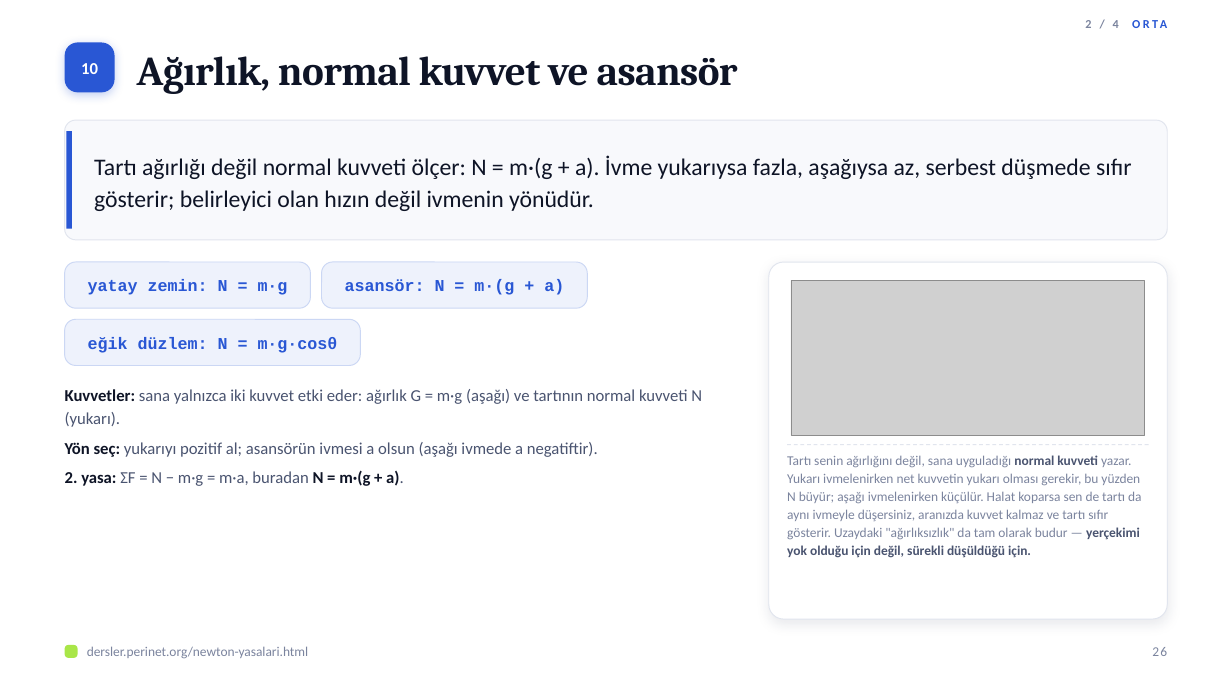
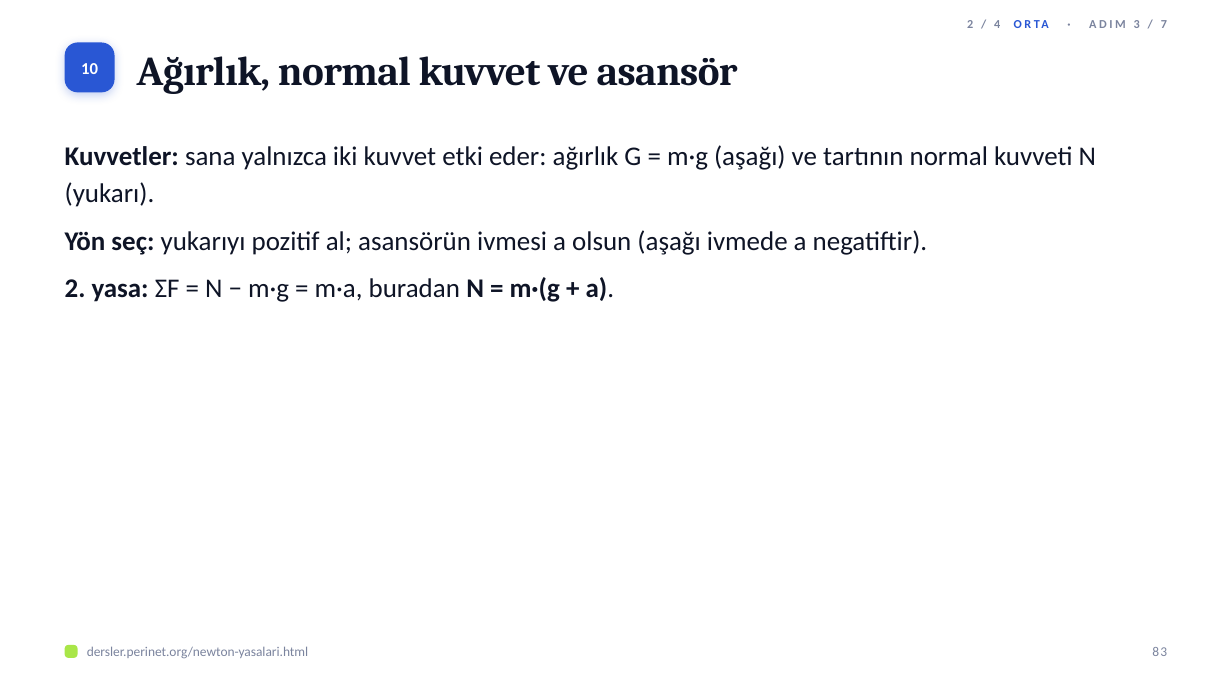
Before and after one commit to elestirmen/dersler, a slide deck: slide 83 of dist/sunum/newton-yasalari.pptx (slide 26 before the commit). Drawn at 1232x693 pixels with LibreOffice and Linux fonts; fonts in the diff are those of the drawing; grey boxes stand for pictures. Boxes give left, top, right and bottom in pixels: in the first picture for what was removed or moved away, otherwise in the second. Text is boxed around its words. In the diff, an @@ line names an element or a change of style, - is before the commit and + after.

```diff
--- a/dist/sunum/newton-yasalari.pptx
+++ b/dist/sunum/newton-yasalari.pptx
@@ text at (967,20,1167,28): text changed; text colour #2957D4 to #7B849E @@
-2 / 4 ORTA
+2 / 4 ORTA · ADIM 3 / 7
@@ text "Kuvvetler: sana yalnızca iki kuvvet ...": place and size @@
-text "Kuvvetler: sana yalnızca iki kuvvet ..." at (65,389,702,486)
+text "Kuvvetler: sana yalnızca iki kuvvet ..." at (65,145,1096,302)
@@ text "Kuvvetler: sana yalnızca iki kuvvet ..." at (65,145,1096,302): size 13 to 21 pt; text colour #4A5470 to #0E1426 in "sana yalnızca iki kuvvet etki eder: ağırlık ...", "yukarıyı pozitif al; asansörün ivmesi a olsun ...", "ΣF = N − m·g = m·a, ..."; more space between paragraphs @@
@@ rounded rectangle removed at (65,120,1167,240) @@
@@ rectangle removed at (67,131,72,229) @@
@@ text removed at (94,155,1132,211) @@
-Tartı ağırlığı değil normal kuvveti ölçer: N = m·(g + a). İvme yukarıysa fazla, aşağıysa az, serbest düşmede sıfır gösterir; belirleyici olan hızın değil ivmenin yönüdür.
@@ rounded rectangle removed at (65,262,311,309) @@
@@ rounded rectangle removed at (322,262,588,309) @@
@@ rounded rectangle removed at (769,262,1167,619) @@
@@ text removed at (88,279,288,295) @@
-yatay zemin: N = m·g
@@ text removed at (345,279,564,295) @@
-asansör: N = m·(g + a)
@@ picture removed at (791,281,1145,436) @@
@@ rounded rectangle removed at (65,320,360,366) @@
@@ text removed at (88,337,338,353) @@
-eğik düzlem: N = m·g·cosθ
@@ line removed from (787, 445) to (1149, 445) @@
@@ text removed at (787,455,1141,558) @@
-Tartı senin ağırlığını değil, sana uyguladığı normal kuvveti yazar. Yukarı ivmelenirken net kuvvetin yukarı olması gerekir, bu yüzden N büyür; aşağı ivmelenirken küçülür. Halat koparsa sen de tartı da aynı ivmeyle düşersiniz, aranızda kuvvet kalmaz ve tartı sıfır gösterir. Uzaydaki "ağırlıksızlık" da tam olarak budur — yerçekimi yok olduğu için değil, sürekli düşüldüğü için.
@@ text at (1152,647,1167,656): text changed @@
-26
+83
```
Also in this commit, not shown: 24 other slides changed, 114 slides added, 15 slides removed, 22 other files.
